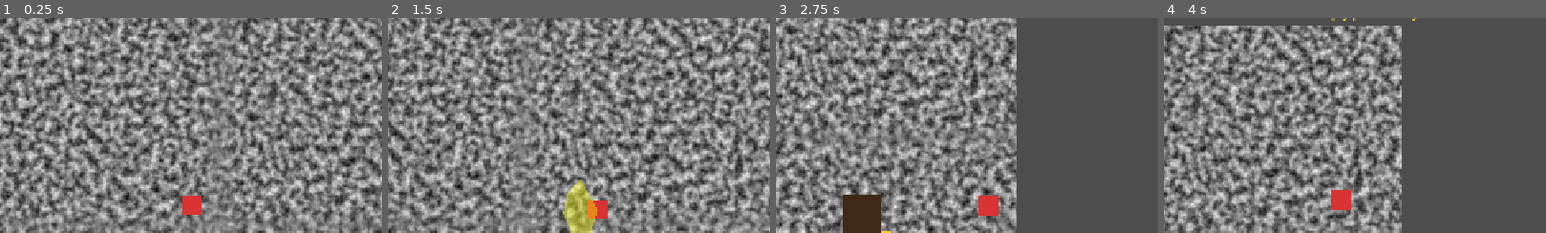
Above: before the commit, frames 1-4 (left to right).
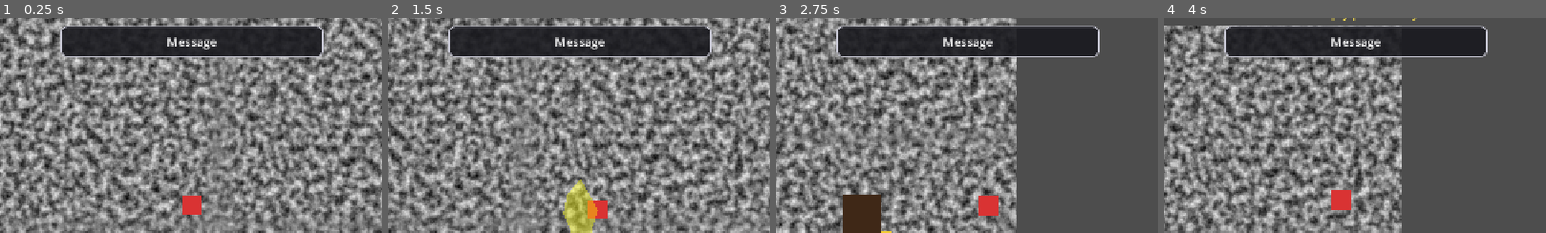
Above: after the commit, the same moments.

Repository: Saitamadupauvre/brotatomato
Game: Godot game, scene res://scenes/main/main.tscn
The game is run twice, just before and just after one commit, with the same random seed, the same clock (stepped at 60 frames per second) and the same inputs. The engine's default icon, where the game draws it, is replaced by a stand-in: a white triangle on a blue panel in a dark square.
Inputs (mouse positions are % of the whole screen's width and height, from its top left):
- Up to frame 1 (0.25 s): no input
- Up to frame 2 (1.5 s): tap Enter at 0.5 s; move the mouse to (72, 45) at 0.52 s; hold D (move_right) 0.53-1.28 s; hold E (interact) 0.53-1.28 s; click (72, 45) at 0.67 s; move the mouse to (30, 55) at 1.27 s; hold S (move_down) from 1.28 s (still down); click (30, 55) at 1.35 s
- Up to frame 3 (2.75 s): tap E (interact) at 1.55 s; move the mouse to (60, 28) at 2.02 s; release S (move_down) at 2.03 s; hold D (move_right) from 2.03 s (still down); hold E (interact) from 2.03 s (still down); tap Shift (dash) at 2.1 s; click (60, 28) at 2.17 s
- Up to frame 4 (4 s): move the mouse to (45, 70) at 2.77 s; release D (move_right) at 2.78 s; release E (interact) at 2.78 s; hold W (move_up) 2.78-3.53 s; tap E (interact) at 2.85, 3.8 s; click (45, 70) at 2.92 s; move the mouse to (80, 65) at 3.52 s; hold A (move_left) from 3.53 s (still down); hold R (move_plot) from 3.53 s (still down); click (80, 65) at 3.67 s
The pictures show only the part of the screen within x 25-75%, y 6-56%; the shares and areas given below are measured in that part.

The runs differ from the first frame. In frame 1, 9.7% of the frame differs, in the area x 15-85%, y 3-19%; in frame 2, 9.7%; in frame 3, 9.8%; in frame 4, 9.8%.
Error after the commit: Parse Error: Class "Popup" hides a native class. (res://scenes/ui/popup.gd:1)

Commit message:
feat(ui): add reusable popup/modal component

Diff:
--- a/scenes/dungeon/dungeon.tscn
+++ b/scenes/dungeon/dungeon.tscn
@@ -9,6 +9,7 @@
 [ext_resource type="Texture2D" uid="uid://h34eqexr237" path="res://assets/sprites/grass.png" id="7_grass_tex"]
 [ext_resource type="Shader" uid="uid://bn348tfe688vn" path="res://assets/shaders/forest_shade.gdshader" id="8_shade_shader"]
 [ext_resource type="PackedScene" path="res://scenes/ui/wave_bar.tscn" id="9_wave_bar"]
+[ext_resource type="PackedScene" path="res://scenes/ui/popup.tscn" id="10_popup"]
 
 [sub_resource type="ShaderMaterial" id="ShaderMaterial_shade"]
 shader = ExtResource("8_shade_shader")
@@ -63,3 +64,5 @@
 [node name="HUD" parent="UI" unique_id=52734484 instance=ExtResource("4_hud")]
 
 [node name="WaveBar" parent="UI" instance=ExtResource("9_wave_bar")]
+
+[node name="Popup" parent="UI" instance=ExtResource("10_popup")]
--- a/scenes/main/main.tscn
+++ b/scenes/main/main.tscn
@@ -11,6 +11,7 @@
 [ext_resource type="PackedScene" uid="uid://c4xjvfnydiyay" path="res://scenes/entities/scene_transition_point.tscn" id="11_transition"]
 [ext_resource type="PackedScene" uid="uid://osr6vkqm54ei" path="res://scenes/entities/plot_placement_controller.tscn" id="12_plot_placement"]
 [ext_resource type="PackedScene" uid="uid://cs7u6iyl5d4nc" path="res://scenes/ui/dialogue_box.tscn" id="13_dialogue_box"]
+[ext_resource type="PackedScene" path="res://scenes/ui/popup.tscn" id="14_popup"]
 
 [sub_resource type="RectangleShape2D" id="RectangleShape2D_wall_h"]
 size = Vector2(960, 32)
@@ -86,3 +87,5 @@
 [node name="InventoryMenu" parent="UI" unique_id=1940431405 instance=ExtResource("7_inventory_menu")]
 
 [node name="DialogueBox" parent="UI" unique_id=2090921002 instance=ExtResource("13_dialogue_box")]
+
+[node name="Popup" parent="UI" instance=ExtResource("14_popup")]
--- /dev/null
+++ b/scenes/ui/popup.gd
@@ -0,0 +1,41 @@
+class_name Popup
+extends MenuPanel
+## Generic dismissible message popup. Shows an arbitrary text string over
+## whatever scene it's dropped into, auto-dismisses after a delay, and
+## dismisses early on any key/click. No gameplay-specific logic — callers
+## reach it via the "popup_ui" group, same convention as DialogueBox.
+
+@export var default_duration: float = 2.5
+
+@onready var _text_label: Label = %TextLabel
+@onready var _dismiss_timer: Timer = Timer.new()
+
+
+func _ready() -> void:
+	super()
+	add_to_group("popup_ui")
+	_dismiss_timer.one_shot = true
+	_dismiss_timer.timeout.connect(close)
+	add_child(_dismiss_timer)
+
+
+func _input(event: InputEvent) -> void:
+	if not visible:
+		return
+	if event is InputEventKey or event is InputEventMouseButton or event is InputEventJoypadButton:
+		if event.is_pressed():
+			close()
+			get_viewport().set_input_as_handled()
+
+
+func show_message(text: String, duration: float = -1.0) -> void:
+	_text_label.text = text
+	_dismiss_timer.stop()
+	_dismiss_timer.wait_time = duration if duration > 0.0 else default_duration
+	_dismiss_timer.start()
+	open()
+
+
+func close() -> void:
+	_dismiss_timer.stop()
+	super()
--- /dev/null
+++ b/scenes/ui/popup.tscn
@@ -0,0 +1,50 @@
+[gd_scene load_steps=3 format=3]
+
+[ext_resource type="Script" path="res://scenes/ui/popup.gd" id="1_popup"]
+
+[sub_resource type="StyleBoxFlat" id="StyleBoxFlat_popup"]
+bg_color = Color(0.1, 0.1, 0.12, 0.9)
+border_width_left = 2
+border_width_top = 2
+border_width_right = 2
+border_width_bottom = 2
+border_color = Color(0.8, 0.8, 0.85, 1)
+corner_radius_top_left = 10
+corner_radius_top_right = 10
+corner_radius_bottom_right = 10
+corner_radius_bottom_left = 10
+content_margin_left = 20.0
+content_margin_top = 12.0
+content_margin_right = 20.0
+content_margin_bottom = 12.0
+
+[node name="Popup" type="Control"]
+layout_mode = 3
+anchors_preset = 15
+anchor_right = 1.0
+anchor_bottom = 1.0
+grow_horizontal = 2
+grow_vertical = 2
+mouse_filter = 2
+script = ExtResource("1_popup")
+
+[node name="Panel" type="PanelContainer" parent="."]
+layout_mode = 1
+anchors_preset = 5
+anchor_left = 0.5
+anchor_right = 0.5
+offset_left = -220.0
+offset_top = 60.0
+offset_right = 220.0
+offset_bottom = 110.0
+grow_horizontal = 2
+theme_override_styles/panel = SubResource("StyleBoxFlat_popup")
+
+[node name="TextLabel" type="Label" parent="Panel"]
+unique_name_in_owner = true
+layout_mode = 2
+theme_override_font_sizes/font_size = 20
+theme_override_colors/font_color = Color(1, 1, 1, 1)
+horizontal_alignment = 1
+autowrap_mode = 3
+text = "Message"
